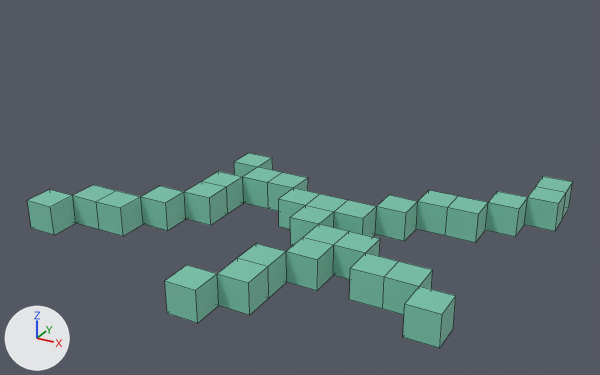
A saved change to the Blender file Models/Crystals/Crystal0002.blend.
Before and after are seen from a 50 mm camera at (1.039, -2.21, 1.211) aimed at (-0.101, -0.136, 0.174). Lighting does not change. The marker at lower left points along +X, +Y and +Z. Mesh edges are drawn as thin lines.

In view in the first picture: 'Crystal'.
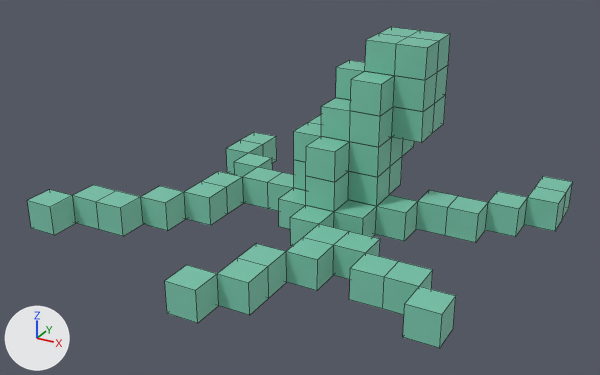
The change, as a list of edits to the scene's bpy script:
```text
Change me_cube_002:
    used by ob_crystal; location = (0.0, 0.0, 0.0)
    remove me_cube_002.from_pydata(...)  # 224 vertices, 168 faces; spans x -0.9..0.6, y -0.7..0.5, z 0.0..0.1
    add me_cube_002.from_pydata(...)  # 536 vertices, 402 faces; spans x -0.9..0.6, y -0.7..0.5, z 0.0..0.6
    me_cube_002 part 1: a new loose piece, a box spanning x -0.6..-0.5, y 0.2..0.3, z 0.0..0.1, in mat_crystal0000 (green #83d4b9)
    me_cube_002 part 2: a new loose piece, a box spanning x -0.6..-0.5, y 0.3..0.4, z 0.0..0.1, in mat_crystal0000 (green #83d4b9)
    me_cube_002 part 3: a new loose piece, a box spanning x 0.0..0.1, y 0.0..0.1, z 0.1..0.2, in mat_crystal0000 (green #83d4b9)
    me_cube_002 part 4: a new loose piece, a box spanning x -0.2..-0.1, y 0.0..0.1, z 0.1..0.2, in mat_crystal0000 (green #83d4b9)
    me_cube_002 part 5: a new loose piece, a box spanning x -0.1..0.0, y -0.1..0.0, z 0.1..0.2, in mat_crystal0000 (green #83d4b9)
    me_cube_002 part 6: a new loose piece, a box spanning x 0.0..0.1, y 0.1..0.2, z 0.1..0.2, in mat_crystal0000 (green #83d4b9)
    me_cube_002 part 7: a new loose piece, a box spanning x 0.0..0.1, y 0.0..0.1, z 0.2..0.3, in mat_crystal0000 (green #83d4b9)
    me_cube_002 part 8: a new loose piece, a box spanning x -0.2..-0.1, y 0.0..0.1, z 0.2..0.3, in mat_crystal0000 (green #83d4b9)
    me_cube_002 part 9: a new loose piece, a box spanning x -0.1..0.0, y -0.1..0.0, z 0.2..0.3, in mat_crystal0000 (green #83d4b9)
    me_cube_002 part 10: a new loose piece, a box spanning x 0.0..0.1, y 0.1..0.2, z 0.2..0.3, in mat_crystal0000 (green #83d4b9)
    me_cube_002 part 11: a new loose piece, a box spanning x -0.2..-0.1, y 0.1..0.2, z 0.2..0.3, in mat_crystal0000 (green #83d4b9)
    me_cube_002 part 12: a new loose piece, a box spanning x 0.1..0.2, y 0.1..0.2, z 0.3..0.4, in mat_crystal0000 (green #83d4b9)
    me_cube_002 part 13: a new loose piece, a box spanning x 0.0..0.1, y 0.0..0.1, z 0.3..0.4, in mat_crystal0000 (green #83d4b9)
    me_cube_002 part 14: a new loose piece, a box spanning x 0.1..0.2, y 0.2..0.3, z 0.3..0.4, in mat_crystal0000 (green #83d4b9)
    me_cube_002 part 15: a new loose piece, a box spanning x 0.0..0.1, y 0.2..0.3, z 0.2..0.3, in mat_crystal0000 (green #83d4b9)
    me_cube_002 part 16: a new loose piece, a box spanning x -0.1..0.0, y 0.1..0.2, z 0.4..0.5, in mat_crystal0000 (green #83d4b9)
    me_cube_002 part 17: 72 vertices added at x -0.1..0.2, y 0.0..0.3, z 0.3..0.6
```

Boxes (x1, y1, x2, y2) around the edits, measured in the pictures (600 x 375 px):
'Crystal', reshaped (64% taller)
    before: (27, 153, 573, 348)
    after: (27, 27, 573, 348)
part 1 of me_cube_002, added (green)
    after: (226, 140, 263, 175)
part 2 of me_cube_002, added (green)
    after: (241, 132, 277, 163)
part 3 of me_cube_002, added (green)
    after: (348, 167, 390, 206)
part 4 of me_cube_002, added
    after: (294, 160, 306, 190)
part 5 of me_cube_002, added (green)
    after: (306, 171, 349, 211)
part 6 of me_cube_002, added
    after: (389, 157, 402, 195)
part 7 of me_cube_002, added (green)
    after: (349, 137, 392, 177)
part 8 of me_cube_002, added (green)
    after: (294, 122, 321, 162)
part 9 of me_cube_002, added (green)
    after: (306, 136, 350, 182)
part 10 of me_cube_002, added
    after: (390, 137, 403, 166)
part 11 of me_cube_002, added
    after: (309, 115, 321, 124)
part 12 of me_cube_002, added (green)
    after: (392, 103, 435, 142)
part 13 of me_cube_002, added (green)
    after: (350, 107, 393, 147)
part 14 of me_cube_002, added
    after: (433, 95, 446, 132)
part 15 of me_cube_002, added
    after: (402, 139, 414, 156)
part 16 of me_cube_002, added (green)
    after: (336, 60, 365, 100)
part 17 of me_cube_002, added (green)
    after: (321, 27, 450, 142)
